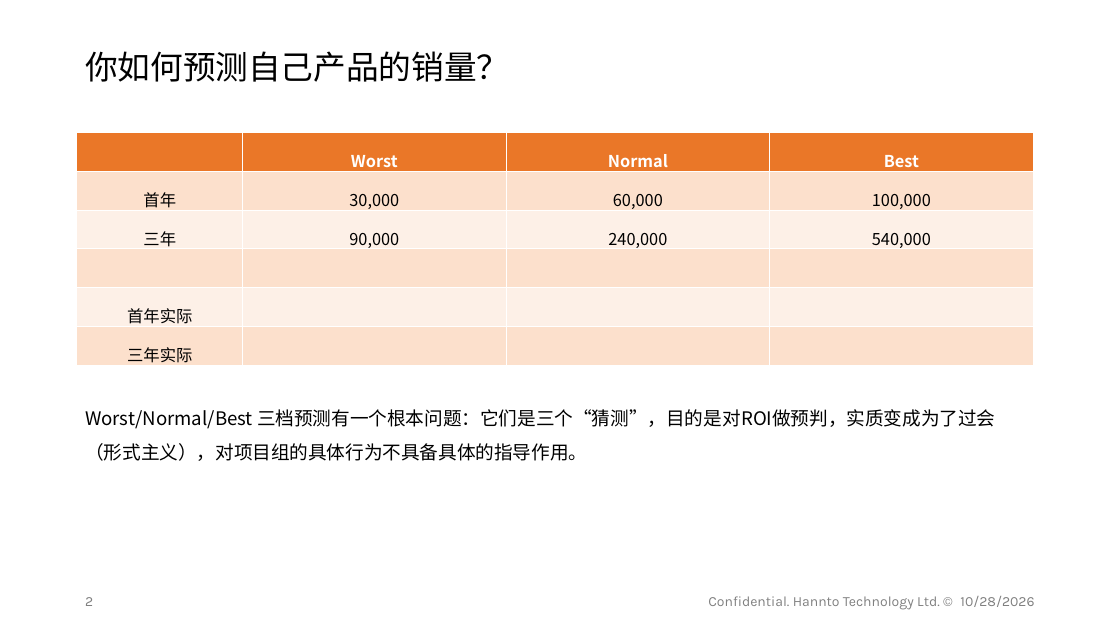
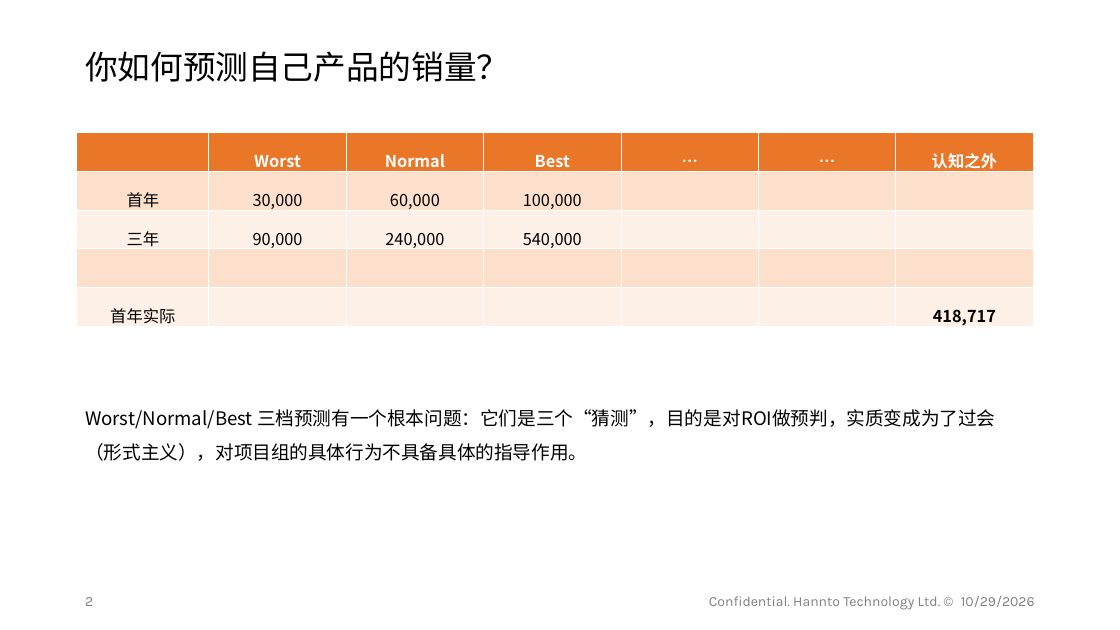
Before and after one commit to shengnanxiang/code_aiken, a slide deck: slide 2 of 极印版 aiken/销量概率分布模型介绍.pptx. Drawn at 1120x630 pixels with LibreOffice and Linux fonts; fonts in the diff are those of the drawing; background and template pictures are left out. Boxes give left, top, right and bottom in pixels: in the first picture for what was removed or moved away, otherwise in the second. Text is boxed around its words. In the diff, an @@ line names an element or a change of style, - is before the commit and + after.

```diff
--- a/极印版 aiken/销量概率分布模型介绍.pptx
+++ b/极印版 aiken/销量概率分布模型介绍.pptx
@@ table at (x1=77, y1=133, x2=1036, y2=330) @@
- | Worst | Normal | Best
-首年 | 30,000 | 60,000 | 100,000
-三年 | 90,000 | 240,000 | 540,000
- |  |  | 
-首年实际 |  |  | 
-三年实际 |  |  | 
+ | Worst | Normal | Best | … | … | 认知之外
+首年 | 30,000 | 60,000 | 100,000 |  |  | 
+三年 | 90,000 | 240,000 | 540,000 |  |  | 
+ |  |  |  |  |  | 
+首年实际 |  |  |  |  |  | 418,717
@@ text at (x1=709, y1=596, x2=1035, y2=610): text changed @@
-Confidential. Hannto Technology Ltd. © 10/28/2026
+Confidential. Hannto Technology Ltd. © 10/29/2026
```
Also in this commit, not shown: 1 other slide changed, 12 other files.
